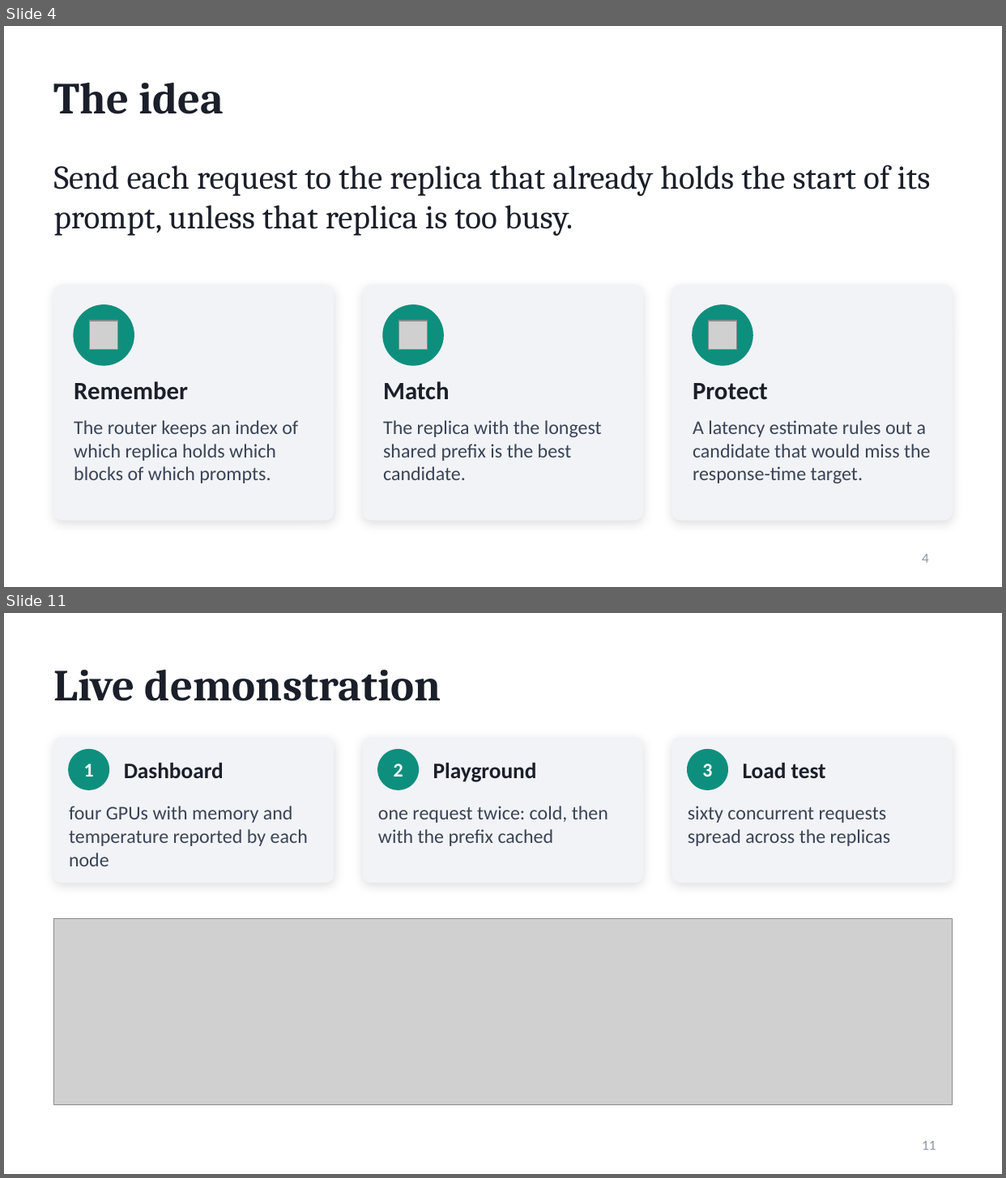
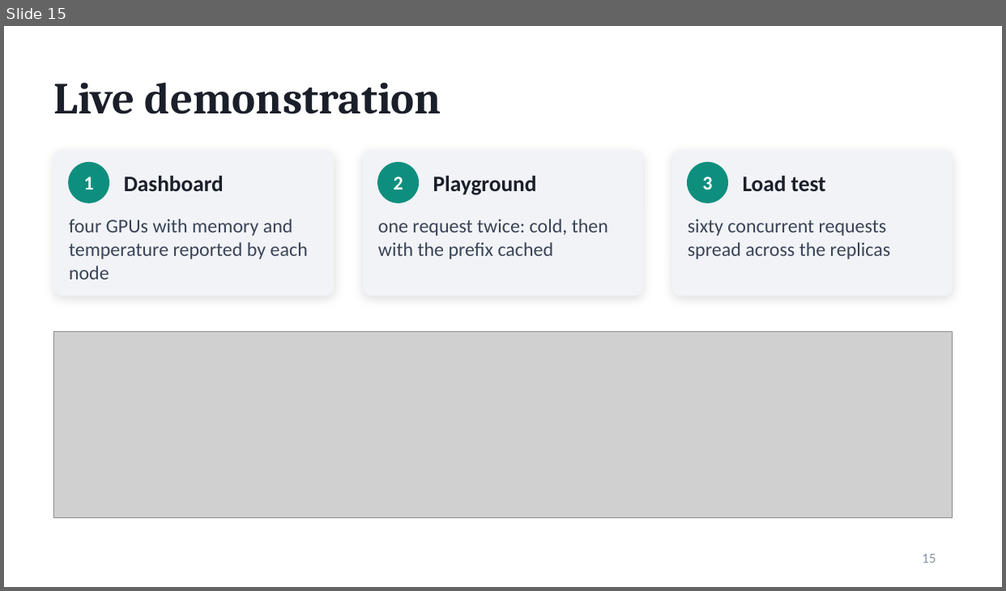
Before and after one commit to Akshataram/distrouter, a slide deck: docs/presentation/SwiftServe_Presentation.pptx. Shown one above the other, each under a label of ours: slides 4 and 11 before the commit, slide 15 after it; the slides between them are not shown. The pictures are 1006x1178 and 1006x591 pixels, drawn with LibreOffice and Linux fonts; fonts in the diff are those of the drawing; grey boxes stand for pictures. Boxes give left, top, right and bottom in pixels: in the first picture for what was removed or moved away, otherwise in the second. Text is boxed around its words. In the diff, an @@ line names an element or a change of style, - is before the commit and + after.

```diff
--- a/docs/presentation/SwiftServe_Presentation.pptx
+++ b/docs/presentation/SwiftServe_Presentation.pptx
@@ slide 4 removed at [4, 26, 1002, 587], background #FFFFFF @@
@@ title removed at [54, 83, 224, 114] @@
-The idea
@@ text removed at [54, 165, 931, 236] @@
-Send each request to the replica that already holds the start of its prompt, unless that replica is too busy.
@@ rounded rectangle removed at [54, 285, 334, 520] @@
@@ rounded rectangle removed at [364, 285, 642, 520] @@
@@ rounded rectangle removed at [672, 285, 952, 520] @@
@@ ellipse removed at [74, 305, 134, 365] @@
@@ ellipse removed at [383, 305, 443, 365] @@
@@ ellipse removed at [692, 305, 752, 365] @@
@@ picture removed at [90, 322, 119, 350] @@
@@ picture removed at [399, 322, 428, 350] @@
@@ picture removed at [709, 322, 738, 350] @@
@@ text removed at [74, 382, 188, 400] @@
-Remember
@@ text removed at [383, 382, 449, 400] @@
-Match
@@ text removed at [692, 383, 768, 400] @@
-Protect
@@ text removed at [74, 420, 298, 484] @@
-The router keeps an index of which replica holds which blocks of which prompts.
@@ text removed at [383, 420, 602, 480] @@
-The replica with the longest shared prefix is the best candidate.
@@ text removed at [692, 420, 931, 484] @@
-A latency estimate rules out a candidate that would miss the response-time target.
@@ page number removed at [922, 554, 929, 563] @@
-4
@@ what was slide 11 is now slide 15 @@
@@ page number at [922, 554, 936, 563]: text changed @@
-11
+15
```
Also in this commit, not shown: 11 slides changed, 5 slides added, 4 other files.
